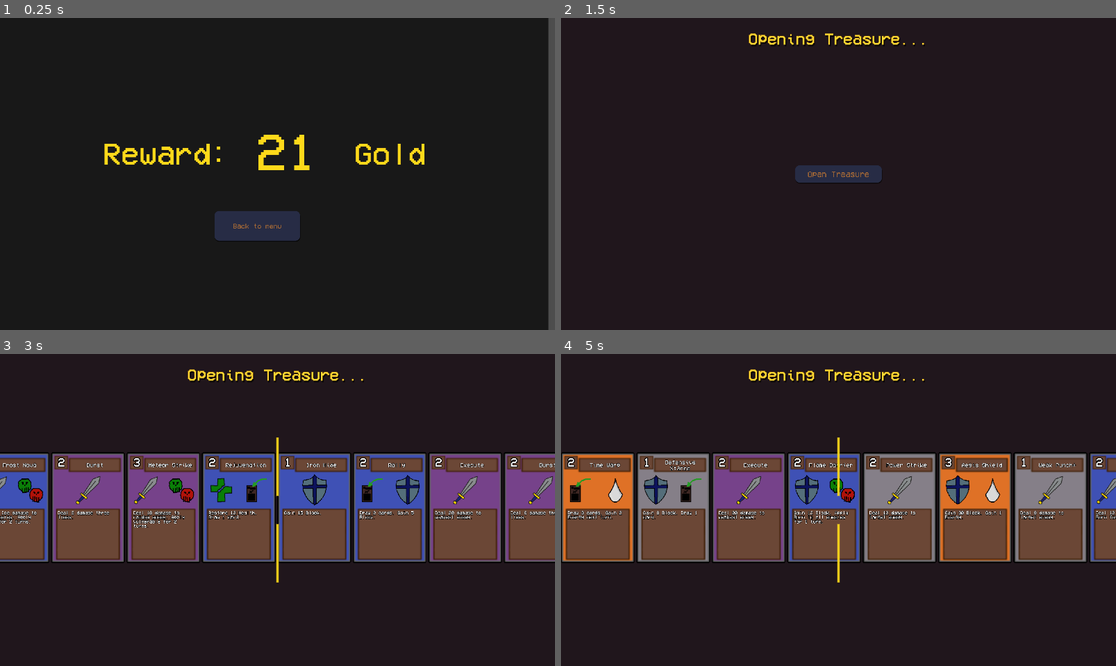
Above: before the commit, frames 1-4 (two rows, left to right).
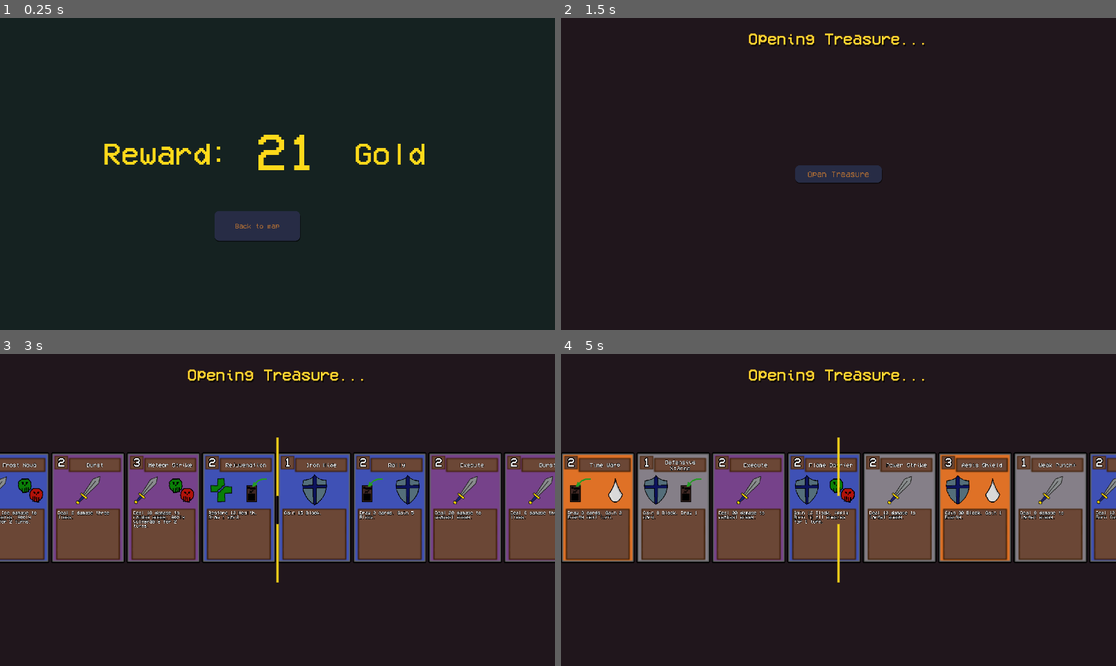
Above: after the commit, the same moments.

Repository: arch-jpg/eidsWi25
Game: Godot game, scene res://scenes/fightscene/rewards_screen.tscn
Same seed, same stepped clock (60 frames per second), same inputs: the game is played once before the commit and once after it. This scene is started directly instead of the project's main scene.
Inputs (mouse positions are in pixels of both pictures, inside the frame that each line leads up to):
- Up to frame 1 (0.25 s): no input
- Up to frame 2 (1.5 s): click "Back to menu" (after the commit: "Back to map") at 0.5 s; click "Treasure" at 1.25 s
- Up to frame 3 (3 s): click "Open Treasure" at 2 s; tap Enter at 2.75 s; drag from (44, 506) to (333, 441) at 2.77 s
- Up to frame 4 (5 s): drag from (572, 506) to (810, 572) at 3.52 s; move the mouse to (633, 506) at 4.27 s; tap G at 4.35 s; click (633, 506) at 4.42 s

The runs differ from the first frame. In frame 1, 1.3% of the frame differs, in the area x 42-100%, y 0-100%; in frame 2, nothing differs; in frame 3, less than 0.1%; in frame 4, less than 0.1%.

Commit message:
fixed reward screen button text

Diff:
--- a/scenes/fightscene/rewards_screen.tscn
+++ b/scenes/fightscene/rewards_screen.tscn
@@ -37,9 +37,9 @@
 script = ExtResource("1_x0mi1")
 
 [node name="ColorRect" type="ColorRect" parent="."]
-offset_right = 1897.0
-offset_bottom = 1136.0
-color = Color(0, 0, 0, 0.690196)
+offset_right = 1921.0
+offset_bottom = 1083.0
+color = Color(0.0823529, 0.133333, 0.129412, 1)
 
 [node name="exit" type="Button" parent="."]
 custom_minimum_size = Vector2(0, 60)
@@ -56,7 +56,7 @@
 theme_override_styles/hover = SubResource("StyleBoxFlat_2677v")
 theme_override_styles/pressed = SubResource("StyleBoxFlat_yr55s")
 theme_override_styles/normal = SubResource("StyleBoxFlat_v4ggw")
-text = "Back to menu"
+text = "Back to map"
 
 [node name="reward" type="Label" parent="."]
 offset_left = 357.0
Not shown: 1 places in scenes/fightscene/rewards_screen.tscn that only renumber resources
